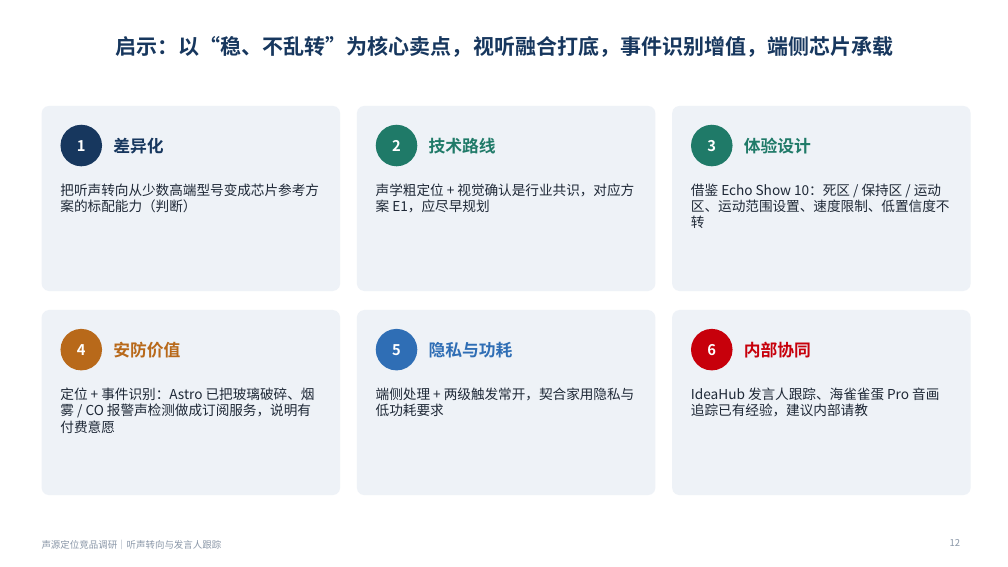
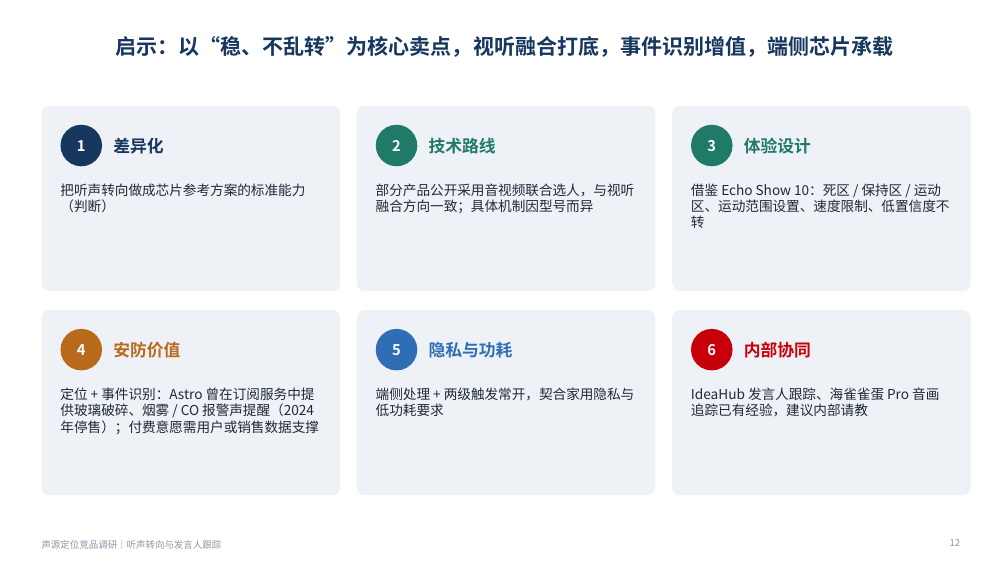
Before and after one commit to ZeroFoxxi/ssl-scene1, a slide deck: slide 12 of 声源定位竞品调研_听声转向与发言人跟踪.pptx. Drawn at 1008x567 pixels with LibreOffice and Linux fonts; fonts in the diff are those of the drawing. Boxes give left, top, right and bottom in pixels: in the first picture for what was removed or moved away, otherwise in the second. Text is boxed around its words. In the diff, an @@ line names an element or a change of style, - is before the commit and + after.

```diff
--- a/声源定位竞品调研_听声转向与发言人跟踪.pptx
+++ b/声源定位竞品调研_听声转向与发言人跟踪.pptx
@@ text at [60, 183, 305, 212]: text changed @@
-把听声转向从少数高端型号变成芯片参考方案的标配能力（判断）
+把听声转向做成芯片参考方案的标准能力（判断）
@@ text at [376, 183, 635, 213]: text changed @@
-声学粗定位 + 视觉确认是行业共识，对应方案 E1，应尽早规划
+部分产品公开采用音视频联合选人，与视听融合方向一致；具体机制因型号而异
@@ text at [60, 387, 319, 434]: text changed @@
-定位 + 事件识别：Astro 已把玻璃破碎、烟雾 / CO 报警声检测做成订阅服务，说明有付费意愿
+定位 + 事件识别：Astro 曾在订阅服务中提供玻璃破碎、烟雾 / CO 报警声提醒（2024 年停售）；付费意愿需用户或销售数据支撑
```
Also in this commit, not shown: 11 other slides changed, 3 other files.
